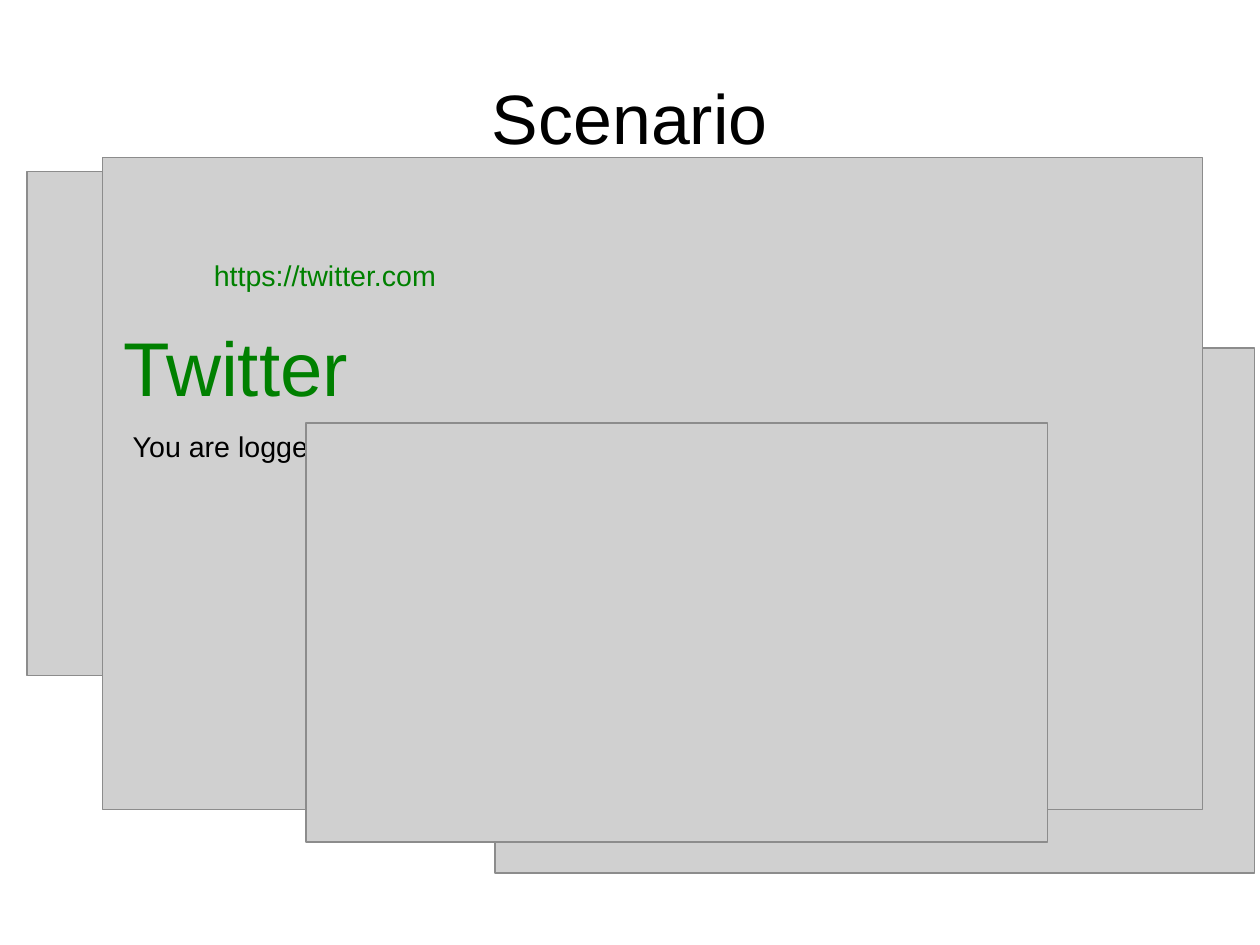
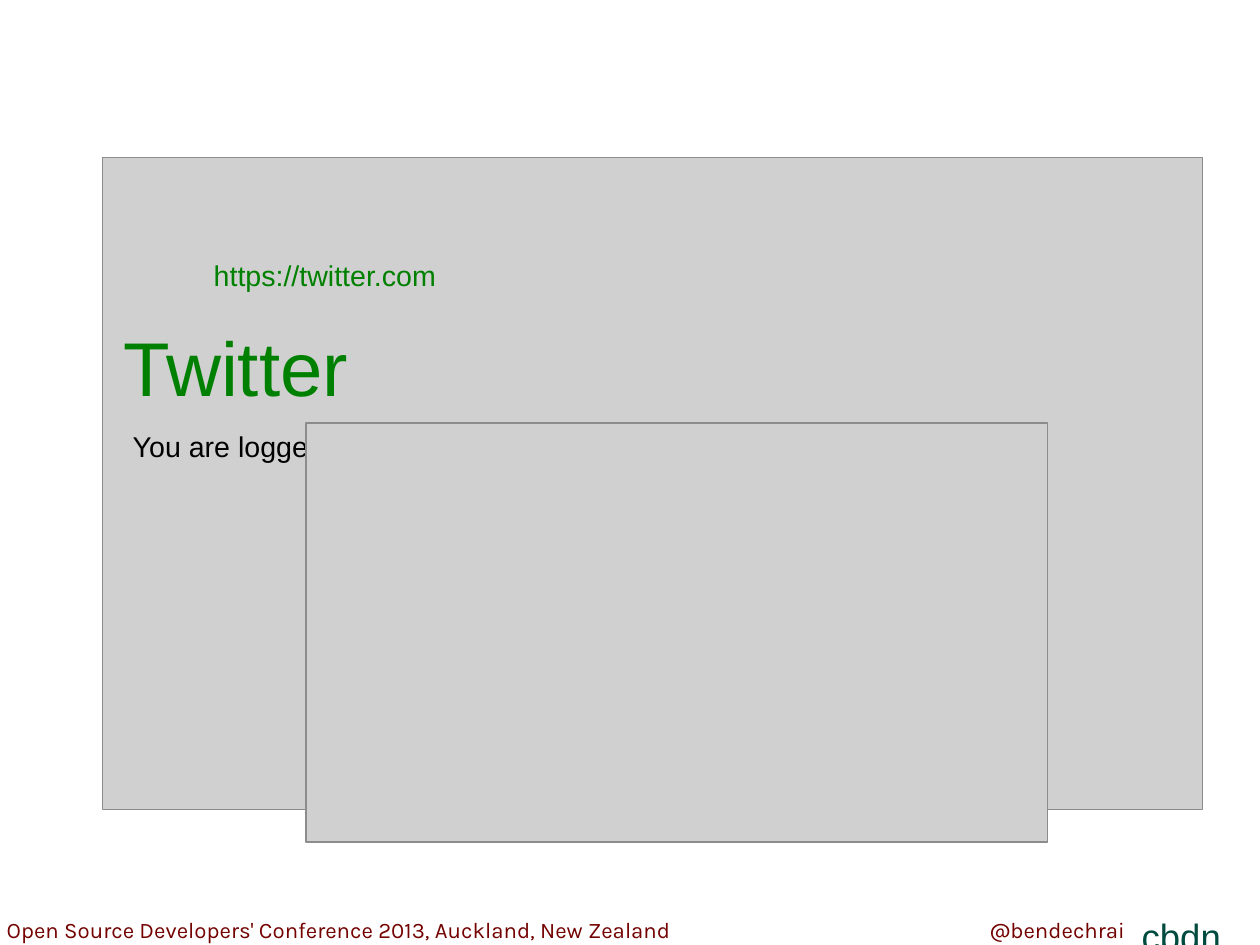
Before and after one commit to bendechrai/preso-security-privacy-anonymity, a slide deck: slide 29 of security-privacy-anonymity.odp (slide 38 before the commit). Drawn at 1260x945 pixels with LibreOffice and Linux fonts; fonts in the diff are those of the drawing; grey boxes stand for pictures; background and template pictures are left out. Boxes give left, top, right and bottom in pixels: in the first picture for what was removed or moved away, otherwise in the second. Text is boxed around its words. In the diff, an @@ line names an element or a change of style, - is before the commit and + after.

```diff
--- a/security-privacy-anonymity.odp
+++ b/security-privacy-anonymity.odp
@@ title removed at (x1=492, y1=93, x2=768, y2=145) @@
-Scenario
@@ picture removed at (x1=27, y1=172, x2=492, y2=677) @@
@@ picture removed at (x1=495, y1=348, x2=1255, y2=872) @@
@@ group added at (x1=0, y1=909, x2=1260, y2=945): 3 texts, 1 rectangle @@
+@bendechrai
+Open Source Developers' Conference 2013, Auckland, New Zealand
+cbdn
```
Also in this commit, not shown: 15 other slides changed, 30 slides added, 35 slides removed.
